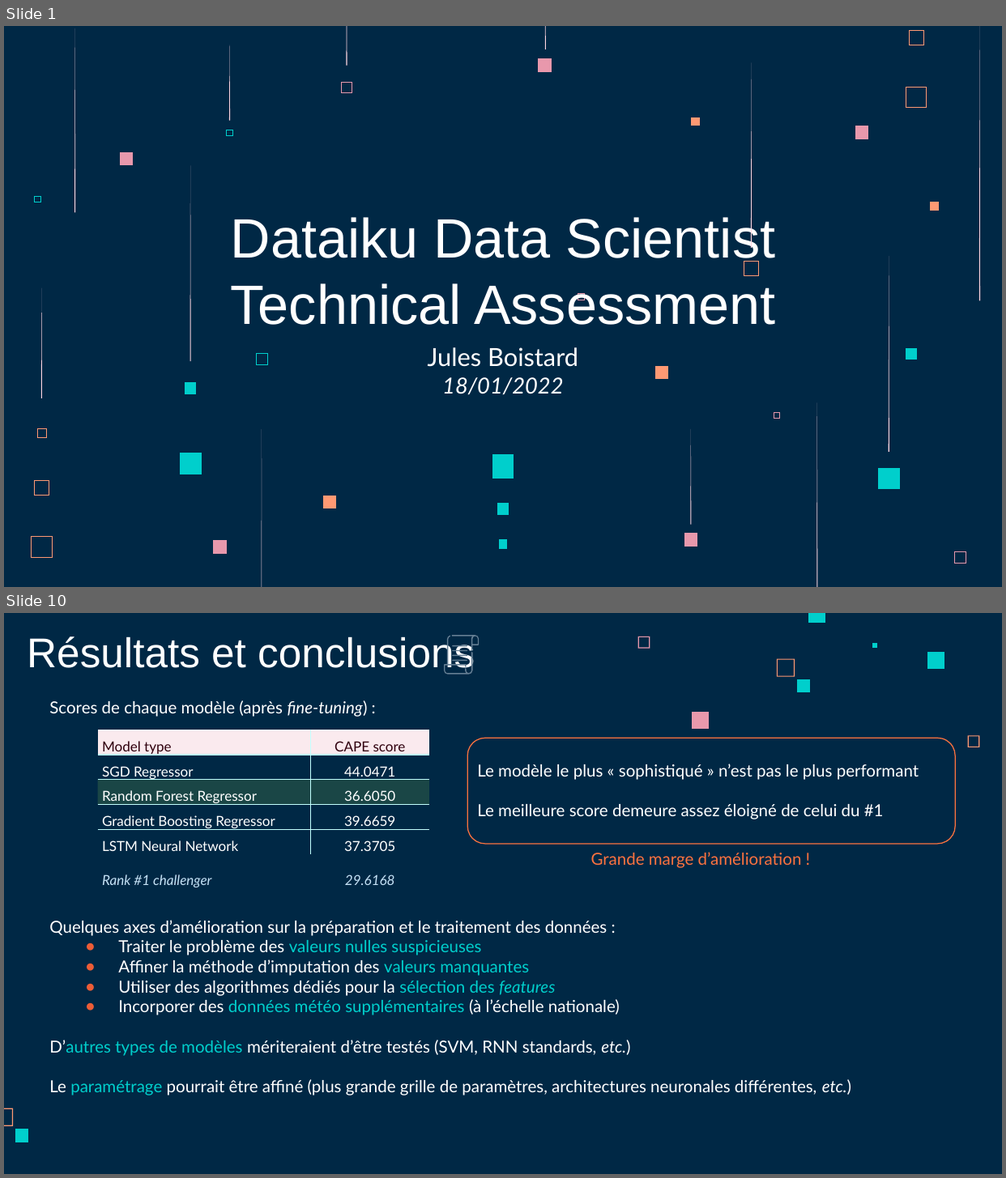
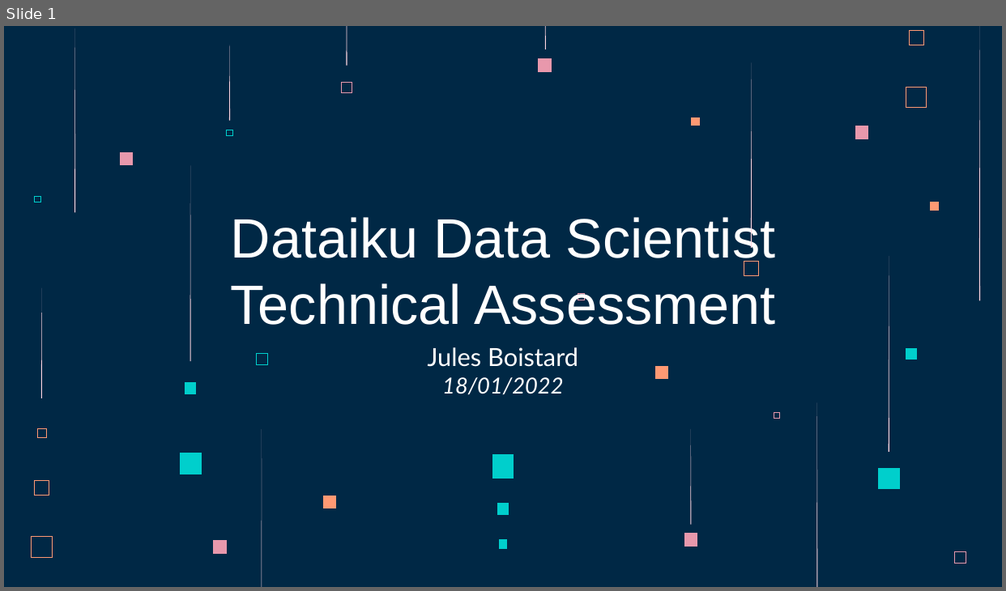
Before and after one commit to jboistard/dataiku_assessment, a slide deck: dataiku_tech_assessment_JBoistard.pptx. Shown one above the other, each under a label of ours: slides 1 and 10 before the commit, slide 1 after it; the slides between them are not shown. The pictures are 1006x1178 and 1006x591 pixels, drawn with LibreOffice and Linux fonts; fonts in the diff are those of the drawing. Boxes give left, top, right and bottom in pixels: in the first picture for what was removed or moved away, otherwise in the second. Text is boxed around its words. In the diff, an @@ line names an element or a change of style, - is before the commit and + after.

```diff
--- a/dataiku_tech_assessment_JBoistard.pptx
+++ b/dataiku_tech_assessment_JBoistard.pptx
@@ slide 10 removed at [4, 613, 1002, 1174], background #002845 @@
@@ title removed at [27, 635, 475, 675] @@
-Résultats et conclusions
@@ freeform shape removed at [637, 636, 650, 648] @@
@@ freeform shape removed at [808, 613, 825, 622] @@
@@ group removed at [444, 635, 479, 674]: 6 freeform shapes @@
@@ freeform shape removed at [777, 659, 795, 677] @@
@@ freeform shape removed at [872, 643, 877, 648] @@
@@ freeform shape removed at [928, 652, 945, 669] @@
@@ freeform shape removed at [796, 679, 809, 692] @@
@@ text removed at [49, 700, 851, 1096] @@
-Scores de chaque modèle (après fine-tuning) :
-Quelques axes d’amélioration sur la préparation et le traitement des données :
-● Traiter le problème des valeurs nulles suspicieuses
-● Affiner la méthode d’imputation des valeurs manquantes
-● Utiliser des algorithmes dédiés pour la sélection des features
-● Incorporer des données météo supplémentaires (à l’échelle nationale)
-D’autres types de modèles mériteraient d’être testés (SVM, RNN standards, etc.)
-Le paramétrage pourrait être affiné (plus grande grille de paramètres, architectures neuronales différentes, etc.)
@@ table removed at [98, 730, 429, 891], 7 rows, 2 columns @@
-Model type | CAPE score
-SGD Regressor | 44.0471
-Random Forest Regressor | 36.6050
-Gradient Boosting Regressor | 39.6659
-LSTM Neural Network | 37.3705
- | 
-Rank #1 challenger | 29.6168
@@ freeform shape removed at [692, 712, 709, 729] @@
@@ rounded rectangle removed at [467, 738, 955, 844] @@
@@ freeform shape removed at [968, 736, 980, 747] @@
@@ text removed at [477, 764, 918, 820] @@
-Le modèle le plus « sophistiqué » n’est pas le plus performant
-Le meilleure score demeure assez éloigné de celui du #1
@@ text removed at [591, 852, 802, 868] @@
-Grande marge d’amélioration !
@@ freeform shape removed at [4, 1109, 13, 1127] @@
@@ freeform shape removed at [15, 1129, 28, 1142] @@
```
Also in this commit, not shown: 5 slides changed, 2 slides added, 3 other slides removed, 1 other file.
